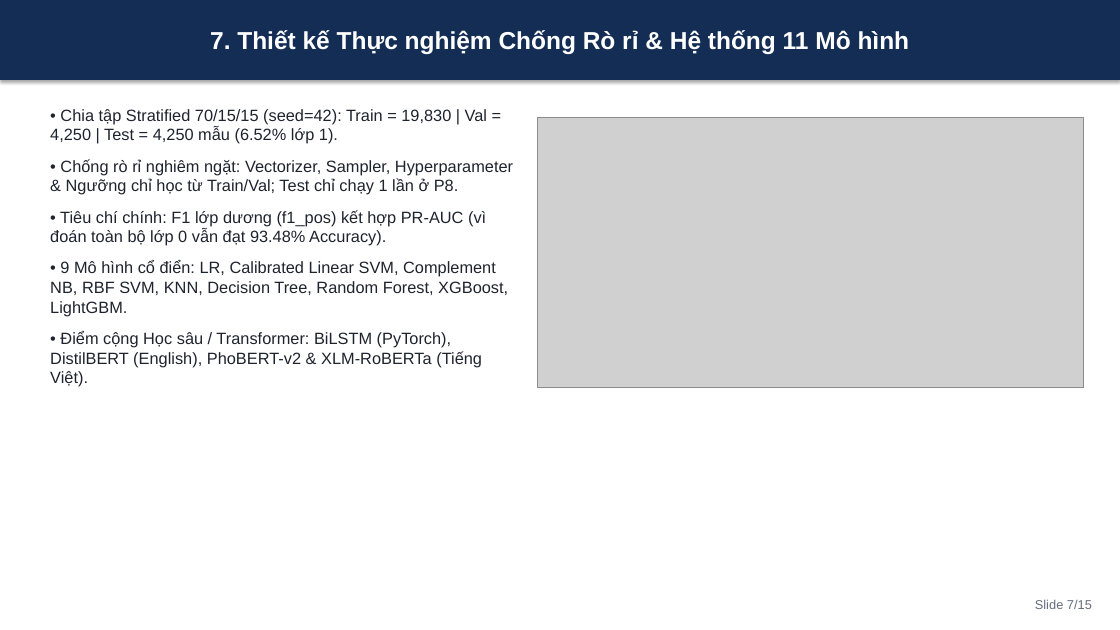
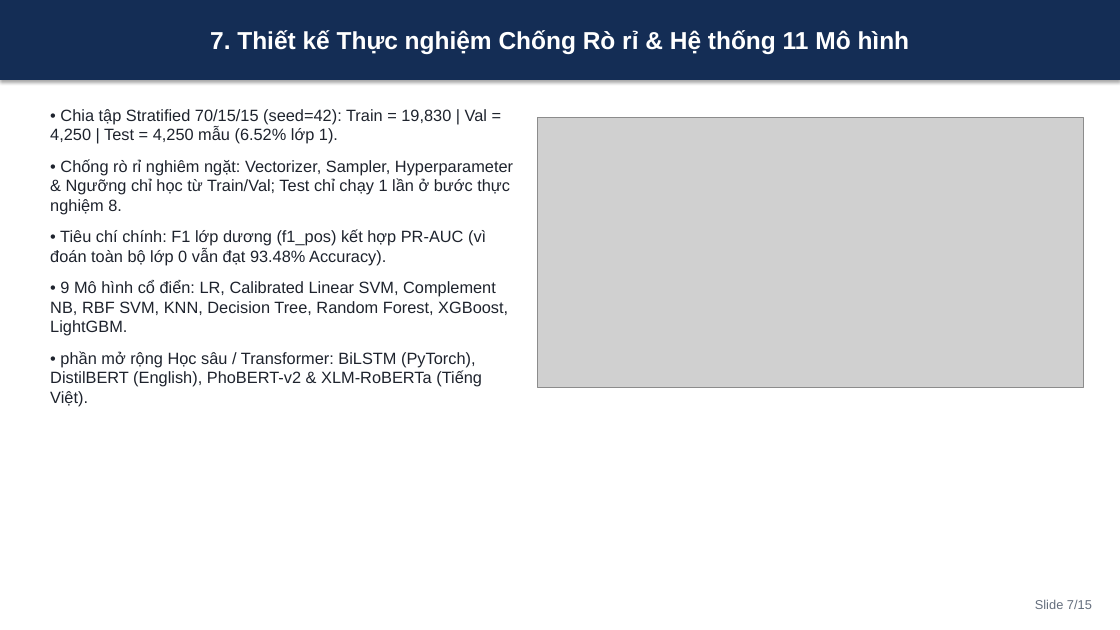
Before and after one commit to devtitcun888/duan-tweet-hate, a slide deck: slide 7 of reports/slides.pptx. Drawn at 1120x630 pixels with LibreOffice and Linux fonts; fonts in the diff are those of the drawing; grey boxes stand for pictures. Boxes give left, top, right and bottom in pixels: in the first picture for what was removed or moved away, otherwise in the second. Text is boxed around its words. In the diff, an @@ line names an element or a change of style, - is before the commit and + after.

```diff
--- a/reports/slides.pptx
+++ b/reports/slides.pptx
@@ text at (50,159,513,215): text changed @@
-• Chống rò rỉ nghiêm ngặt: Vectorizer, Sampler, Hyperparameter & Ngưỡng chỉ học từ Train/Val; Test chỉ chạy 1 lần ở P8.
+• Chống rò rỉ nghiêm ngặt: Vectorizer, Sampler, Hyperparameter & Ngưỡng chỉ học từ Train/Val; Test chỉ chạy 1 lần ở bước thực nghiệm 8.
@@ text at (50,351,482,406): text changed @@
-• Điểm cộng Học sâu / Transformer: BiLSTM (PyTorch), DistilBERT (English), PhoBERT-v2 & XLM-RoBERTa (Tiếng Việt).
+• phần mở rộng Học sâu / Transformer: BiLSTM (PyTorch), DistilBERT (English), PhoBERT-v2 & XLM-RoBERTa (Tiếng Việt).
```
Also in this commit, not shown: 7 other slides changed, 26 other files.
